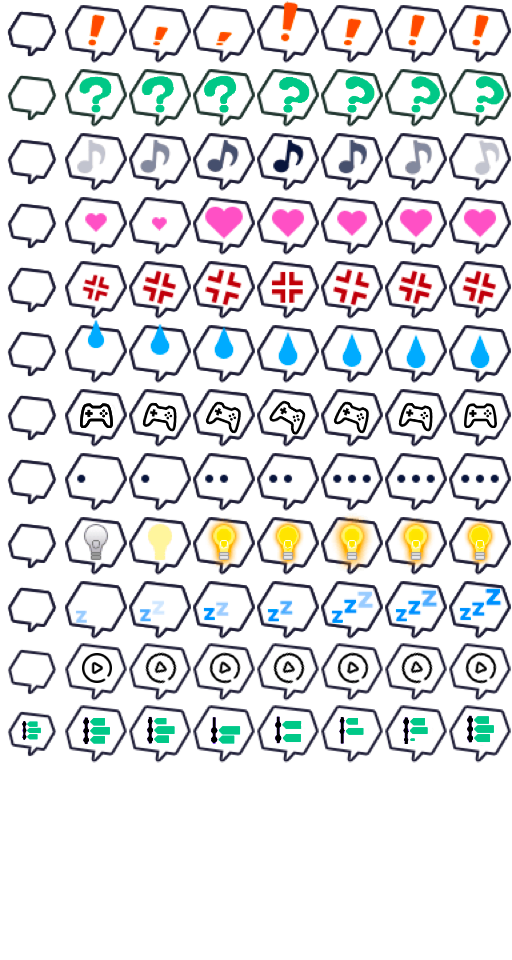
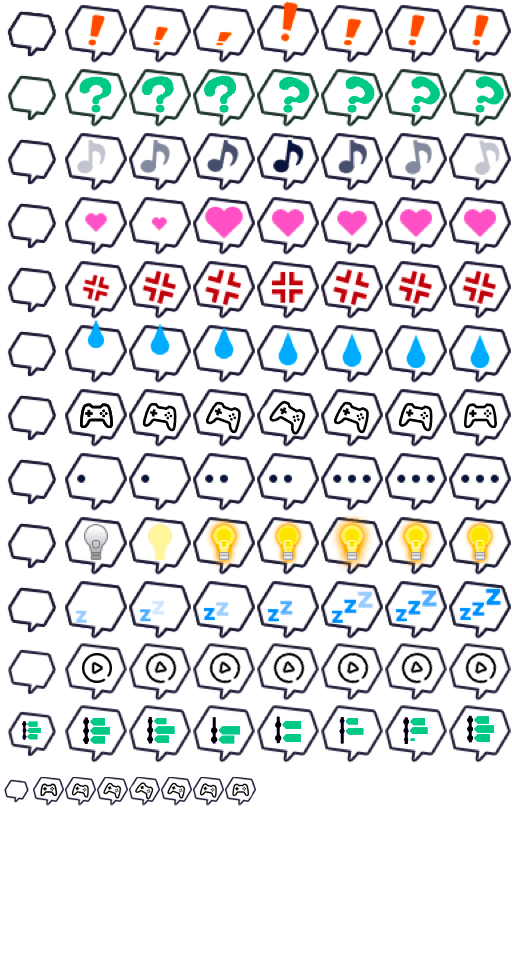
Layered file, before and after one edit (512×960). Changes by layer:
added layer "Calque 13" above "Calque 1" over bbox(4, 777, 256, 806)
